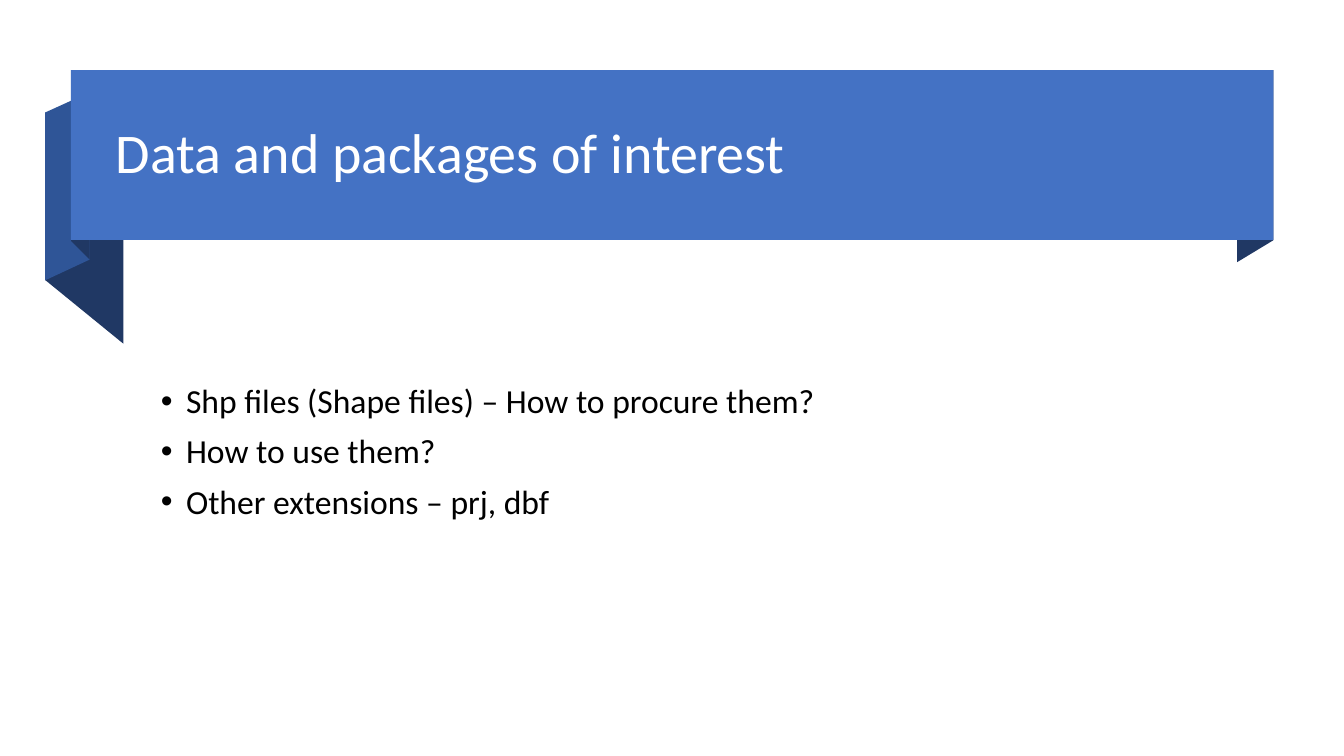
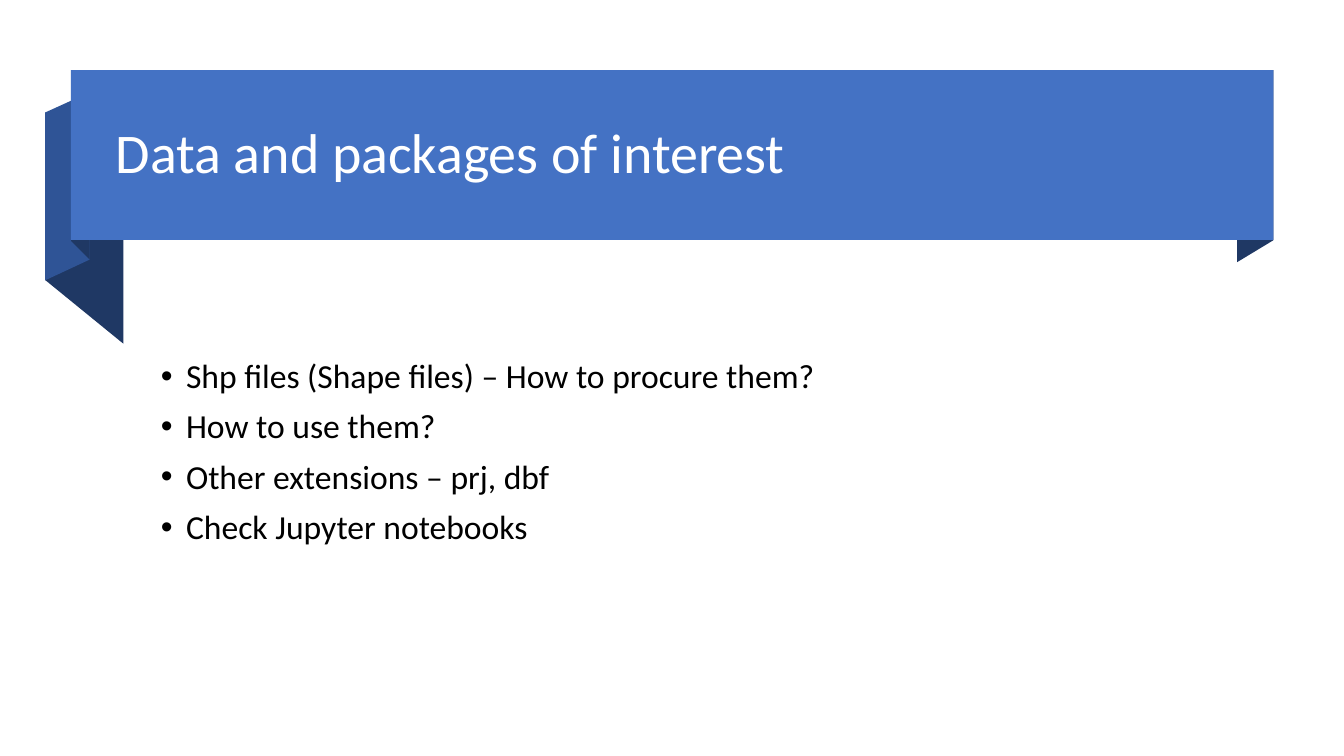
Before and after one commit to abhiramr/Talks_Resources, a slide deck: slide 6 of Bangpypers_Feb_27_2021/Maps – What, Where, How.pptx. Drawn at 1344x756 pixels with LibreOffice and Linux fonts; fonts in the diff are those of the drawing. Boxes give left, top, right and bottom in pixels: in the first picture for what was removed or moved away, otherwise in the second. Text is boxed around its words. In the diff, an @@ line names an element or a change of style, - is before the commit and + after.

Commit message:
Added Maps Notebook

```diff
--- a/Bangpypers_Feb_27_2021/Maps – What, Where, How.pptx
+++ b/Bangpypers_Feb_27_2021/Maps – What, Where, How.pptx
@@ text at [186, 363, 814, 495]: less space between paragraphs @@
@@ text at [186, 515, 527, 545]: paragraph added @@
+• Check Jupyter notebooks
```
Also in this commit, not shown: 6 other slides changed, 1 other file.
